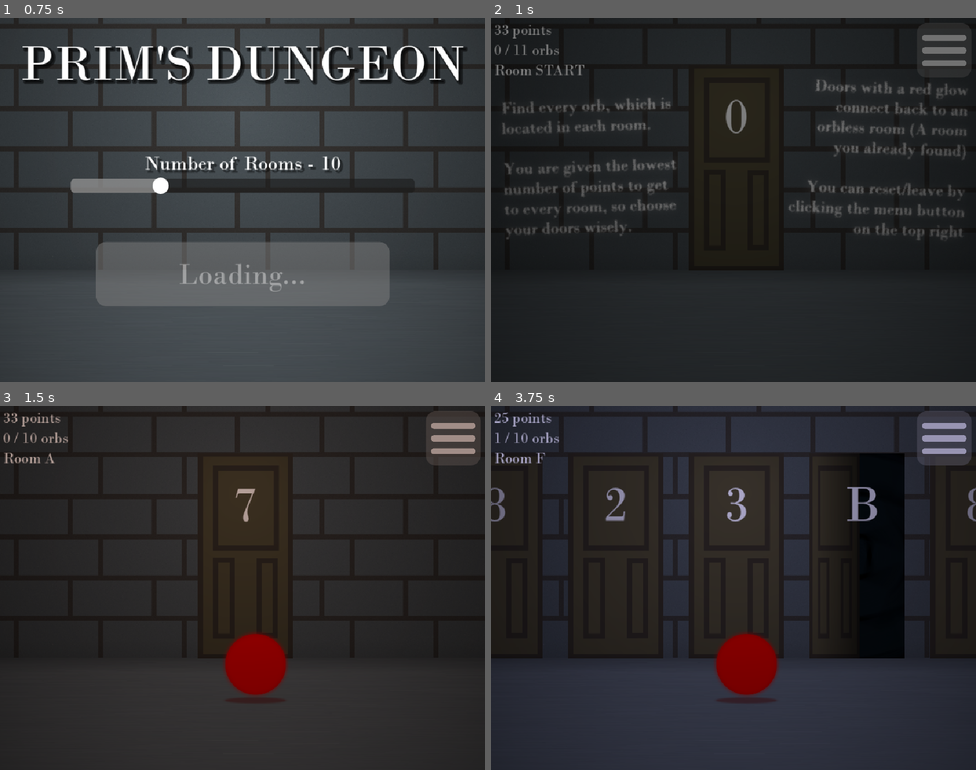
Above: before the commit, frames 1-4 (two rows, left to right).
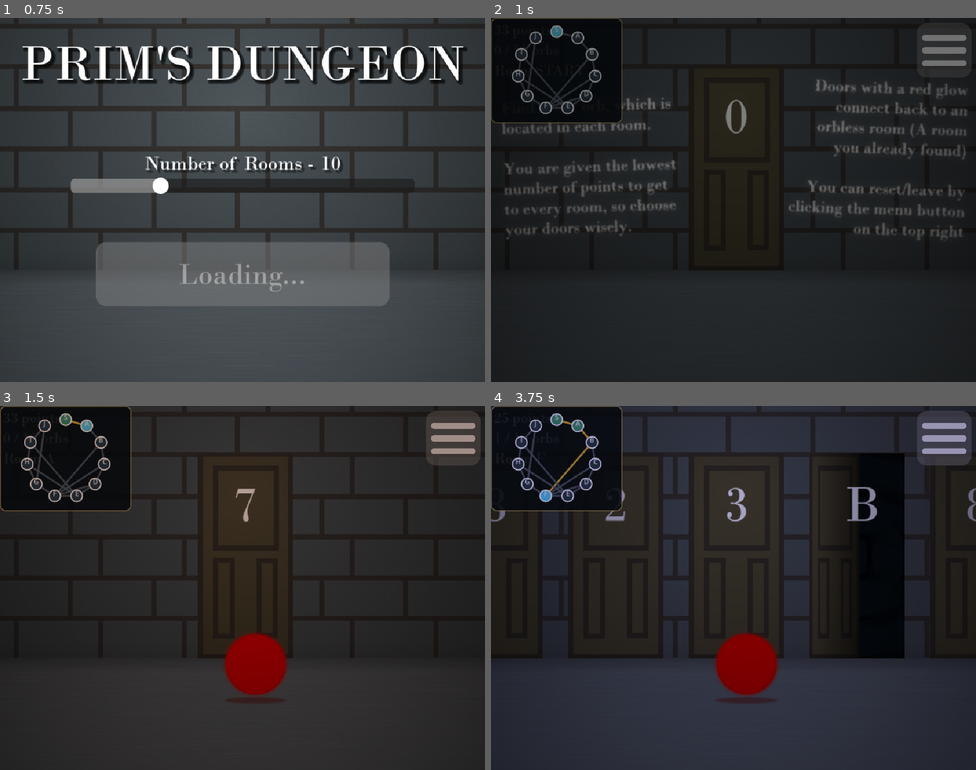
Above: after the commit, the same moments.

Repository: DasParijat/Prims-Dungeon
Game: Godot game, scene res://Home Menu/home_menu.tscn
Same seed, same stepped clock (60 frames per second), same inputs: the game is played once before the commit and once after it.
Inputs (mouse positions are in pixels of both pictures, inside the frame that each line leads up to):
- Up to frame 1 (0.75 s): click (242, 272) at 0.5 s
- Up to frame 2 (1 s): no input
- Up to frame 3 (1.5 s): click "efef" at 1.25 s
- Up to frame 4 (3.75 s): click (748, 668) at 2 s; click "efef" at 2.75 s; click "efef" at 3.5 s

Frame 1 is identical in both runs. In frame 2, 2.1% of the frame differs, in the area x 0-28%, y 0-29%; in frame 3, 5.7%; in frame 4, 6.1%.

Commit message:
Reimplementing minimap
Original graph-map branch got messy in terms of merge issues

Diff:
--- a/Game/Hamburger Menu/hamburger_menu.gd
+++ b/Game/Hamburger Menu/hamburger_menu.gd
@@ -1,4 +1,6 @@
 extends Control
+
+signal minimap_toggled(is_visible : bool)
 
 # Menu Related Nodes
 @onready var menu : Control = $MarginContainer/VBoxContainer/Menu
@@ -54,3 +56,6 @@
 func _on_game_won() -> void:
 	prev_countainer.hide()
 	game_has_won = true
+
+func _on_minimap_toggle_toggled(button_pressed : bool) -> void:
+	minimap_toggled.emit(button_pressed)
--- a/Game/Hamburger Menu/hamburger_menu.tscn
+++ b/Game/Hamburger Menu/hamburger_menu.tscn
@@ -70,6 +70,12 @@
 [node name="QuitContainer" type="MarginContainer" parent="MarginContainer/VBoxContainer/Menu/VBoxContainer" unique_id=1825710198]
 layout_mode = 2
 
+[node name="MinimapToggle" type="CheckButton" parent="MarginContainer/VBoxContainer/Menu/VBoxContainer"]
+layout_mode = 2
+theme = ExtResource("2_04br8")
+text = "Minimap"
+button_pressed = true
+
 [node name="Quit Button" type="Button" parent="MarginContainer/VBoxContainer/Menu/VBoxContainer/QuitContainer" unique_id=796483432]
 layout_mode = 2
 theme = ExtResource("2_04br8")
@@ -80,3 +86,4 @@
 [connection signal="button_up" from="MarginContainer/VBoxContainer/Menu/VBoxContainer/PrevCountainer/Prev Button" to="." method="_on_prev_button"]
 [connection signal="button_up" from="MarginContainer/VBoxContainer/Menu/VBoxContainer/ResetContainer/Reset Button" to="." method="_on_reset_button"]
 [connection signal="button_up" from="MarginContainer/VBoxContainer/Menu/VBoxContainer/QuitContainer/Quit Button" to="." method="_on_quit_button"]
+[connection signal="toggled" from="MarginContainer/VBoxContainer/Menu/VBoxContainer/MinimapToggle" to="." method="_on_minimap_toggle_toggled"]
--- /dev/null
+++ b/Game/Minimap/minimap.gd
@@ -0,0 +1,76 @@
+extends Control
+class_name DungeonMinimap
+
+## Draws the generated dungeon as a compact, always-current graph.
+const PANEL_COLOR := Color(0.035, 0.055, 0.075, 0.88)
+const BORDER_COLOR := Color(0.72, 0.63, 0.38, 0.8)
+const LOCKED_EDGE_COLOR := Color(0.36, 0.4, 0.45, 0.8)
+const OPEN_EDGE_COLOR := Color(0.92, 0.72, 0.25, 0.95)
+const ROOM_COLOR := Color(0.18, 0.24, 0.3, 1.0)
+const EXPLORED_ROOM_COLOR := Color(0.26, 0.58, 0.46, 1.0)
+const CURRENT_ROOM_COLOR := Color(0.35, 0.82, 0.95, 1.0)
+
+var map_rooms : Array[Room] = []
+var map_doors : Array[Door] = []
+var current_room : Room
+
+func set_graph(rooms : Array[Room], doors : Array[Door]) -> void:
+	# Game removes START from its working arrays after the first transition.
+	# A shallow array copy retains the room/door objects but keeps this topology intact.
+	map_rooms = rooms.duplicate()
+	map_doors = doors.duplicate()
+	queue_redraw()
+
+func set_current_room(room : Room) -> void:
+	current_room = room
+	queue_redraw()
+
+func refresh() -> void:
+	queue_redraw()
+
+func _draw() -> void:
+	var panel := Rect2(Vector2.ZERO, size)
+	draw_style_box(_make_panel_style(), panel)
+	if map_rooms.is_empty():
+		return
+
+	var positions := _get_room_positions()
+	for door in map_doors:
+		if positions.has(door.room1) and positions.has(door.room2):
+			var edge_color := OPEN_EDGE_COLOR if not door.is_locked else LOCKED_EDGE_COLOR
+			draw_line(positions[door.room1], positions[door.room2], edge_color, 2.5, true)
+
+	var font := ThemeDB.fallback_font
+	var node_radius := clampf(minf(size.x, size.y) * 0.055, 10.0, 15.0)
+	var font_size := int(node_radius * 1.25)
+	for room in map_rooms:
+		var node_position : Vector2 = positions[room]
+		var fill_color := ROOM_COLOR
+		if room.orb_found:
+			fill_color = EXPLORED_ROOM_COLOR
+		if room == current_room:
+			fill_color = CURRENT_ROOM_COLOR
+		draw_circle(node_position, node_radius, fill_color)
+		draw_arc(node_position, node_radius, 0.0, TAU, 20, Color.WHITE, 1.25, true)
+
+		var label := "S" if room.letter_id == "START" else room.letter_id
+		var text_size := font.get_string_size(label, HORIZONTAL_ALIGNMENT_LEFT, -1, font_size)
+		draw_string(font, node_position - text_size * 0.5 + Vector2(0, font_size * 0.74), label,
+				HORIZONTAL_ALIGNMENT_LEFT, -1, font_size, Color.WHITE)
+
+func _get_room_positions() -> Dictionary:
+	var positions := {}
+	var center := size * 0.5
+	var radius := maxf(20.0, minf(size.x, size.y) * 0.37)
+	for index in map_rooms.size():
+		var angle := -PI * 0.5 + TAU * float(index) / float(map_rooms.size())
+		positions[map_rooms[index]] = center + Vector2(cos(angle), sin(angle)) * radius
+	return positions
+
+func _make_panel_style() -> StyleBoxFlat:
+	var style := StyleBoxFlat.new()
+	style.bg_color = PANEL_COLOR
+	style.border_color = BORDER_COLOR
+	style.set_border_width_all(2)
+	style.set_corner_radius_all(10)
+	return style
--- /dev/null
+++ b/Game/Minimap/minimap.tscn
@@ -0,0 +1,13 @@
+[gd_scene format=3 uid="uid://h0desipovgyu"]
+
+[ext_resource type="Script" uid="uid://btwvlxc12vn6" path="res://Game/Minimap/minimap.gd" id="1_uscj1"]
+
+[node name="Minimap" type="Control" unique_id=108660044]
+layout_mode = 3
+anchors_preset = 0
+offset_left = 12.0
+offset_top = 500.0
+offset_right = 272.0
+offset_bottom = 708.0
+mouse_filter = 2
+script = ExtResource("1_uscj1")
--- a/Game/game.gd
+++ b/Game/game.gd
@@ -11,6 +11,8 @@
 @onready var background: TextureRect = $Room/Background
 @onready var points_label : Label = $UIContainer/PointsLabel
 @onready var orb : TextureButton = $Room/Orb
+@onready var minimap : DungeonMinimap = $Minimap
+@onready var hamburger_menu : Control = $hamburger_menu
 
 @export_category("Number of Rooms")
 @export var MIN_ROOMS : int
@@ -31,6 +33,7 @@
 	GRH.connect("game_won", Callable(self, "_on_game_won"))
 	GRH.connect("game_leave", Callable(self, "_on_game_leave"))
 	GRH.connect("go_prev_room", Callable(self, "_on_go_prev_room"))
+	hamburger_menu.connect("minimap_toggled", Callable(self, "_on_minimap_toggled"))
 
 	GRH.prev_rooms.clear()
 	create_dungeon()
@@ -42,6 +45,7 @@
 	cur_dungeon = Dungeon.new(GRH.num_of_rooms)
 	rooms_array = cur_dungeon.rooms_array
 	doors_array = cur_dungeon.doors_array
+	minimap.set_graph(rooms_array, doors_array)
 
 func start_game(start_room : Room) -> void:
 	for door in doors_array:
@@ -76,6 +80,7 @@
 	## Loads in indiviual rooms
 	update_label_text()
 	color_modulate.color = room.mod_color
+	minimap.set_current_room(room)
 
 	# Clear existing doors
 	for child in door_container.get_children():
@@ -149,6 +154,7 @@
 	cur_room.orb_found = true
 	GRH.orbs_found += 1
 	update_label_text()
+	minimap.refresh()
 	if GRH.orbs_found == rooms_array.size():
 		GRH.emit_signal("game_won")
 
@@ -156,3 +162,6 @@
 
 func _on_game_leave() -> void:
 	GScene.change_scene(GScene.HOME_MENU)
+
+func _on_minimap_toggled(is_visible : bool) -> void:
+	minimap.visible = is_visible
--- a/Game/game.tscn
+++ b/Game/game.tscn
@@ -6,6 +6,7 @@
 [ext_resource type="PackedScene" uid="uid://cpy0flbvigrsd" path="res://Game/Hamburger Menu/hamburger_menu.tscn" id="2_ilt8h"]
 [ext_resource type="Texture2D" uid="uid://dnkhwospra37q" path="res://Assets/Images/orb.png" id="3_dfmax"]
 [ext_resource type="FontFile" uid="uid://dsgpaw3wbslsg" path="res://Assets/Fonts/bodoni-mt-regular.ttf" id="5_j5f5y"]
+[ext_resource type="PackedScene" uid="uid://h0desipovgyu" path="res://Game/Minimap/minimap.tscn" id="6_oomkl"]
 
 [sub_resource type="LabelSettings" id="LabelSettings_nm3xk"]
 font = ExtResource("5_j5f5y")
@@ -91,6 +92,9 @@
 text = "30 Points"
 label_settings = SubResource("LabelSettings_nm3xk")
 
+[node name="Minimap" parent="." unique_id=108660044 instance=ExtResource("6_oomkl")]
+layout_mode = 0
+
 [node name="hamburger_menu" parent="." unique_id=1024854712 instance=ExtResource("2_ilt8h")]
 layout_mode = 0
 offset_left = 843.0
Not shown, added: Game/Minimap/minimap.gd.uid
